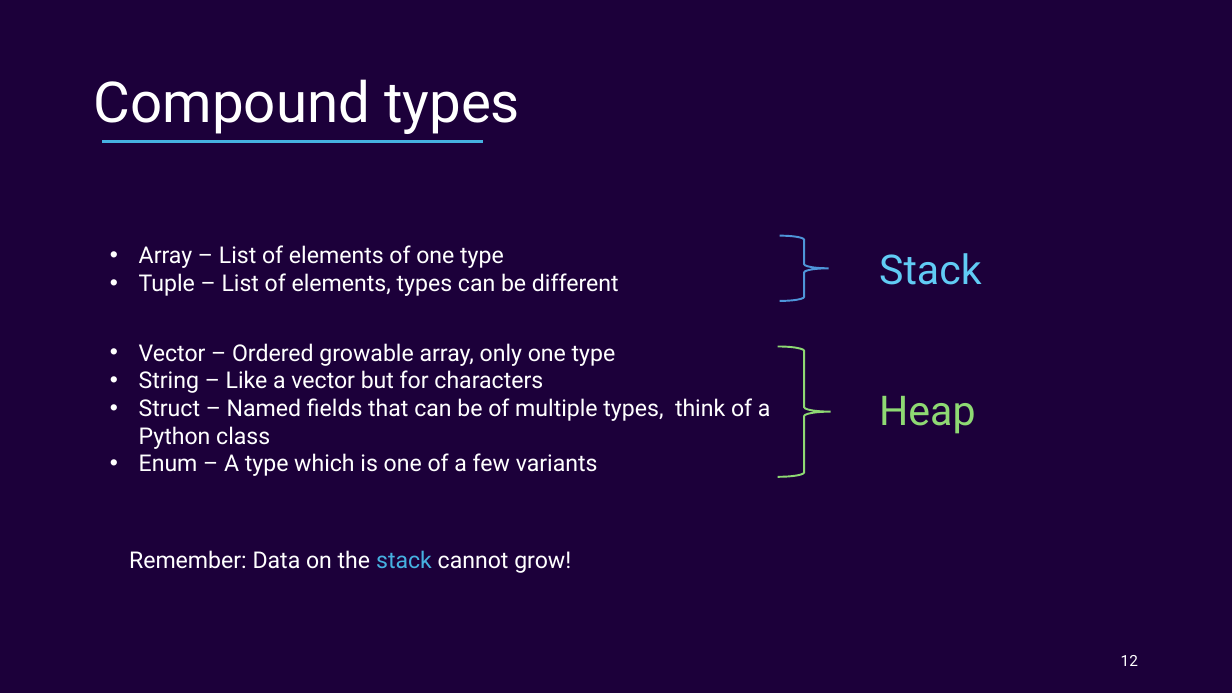
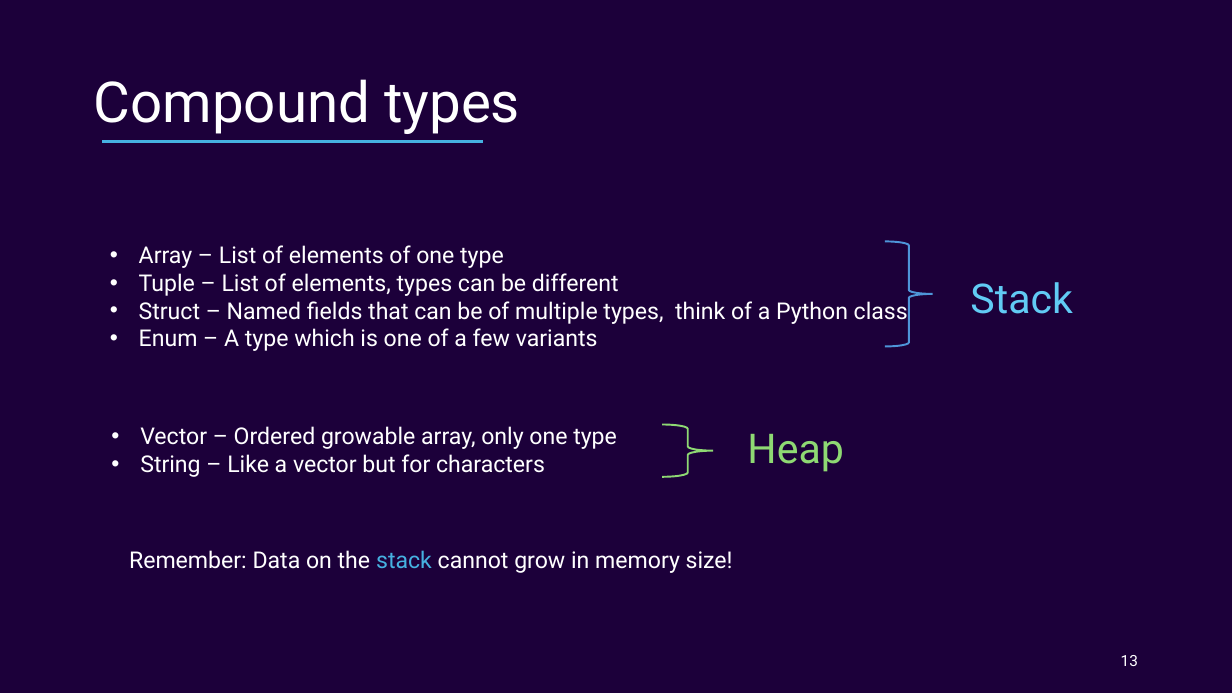
Before and after one commit to Ordina-Group/pythoneers-rust-workshop, a slide deck: slide 13 of Rust.pptx (slide 12 before the commit). Drawn at 1232x693 pixels with LibreOffice and Linux fonts; fonts in the diff are those of the drawing. Boxes give left, top, right and bottom in pixels: in the first picture for what was removed or moved away, otherwise in the second. Text is boxed around its words. In the diff, an @@ line names an element or a change of style, - is before the commit and + after.

```diff
--- a/Rust.pptx
+++ b/Rust.pptx
@@ right brace: place and size @@
-right brace at <box>780,236,829,301</box>
+right brace at <box>885,241,933,347</box>
@@ text "Stack": place and size @@
-text "Stack" at <box>879,253,981,285</box>
+text "Stack" at <box>970,282,1072,314</box>
@@ text at <box>139,301,908,351</box>: paragraphs added @@
+• Struct – Named fields that can be of multiple types, think of a Python class
+• Enum – A type which is one of a few variants
@@ text "Vector – Ordered growable array, ...": place and size @@
-text "Vector – Ordered growable array, ..." at <box>139,343,771,476</box>
+text "Vector – Ordered growable array, ..." at <box>140,426,617,477</box>
@@ text at <box>139,398,771,476</box>: paragraphs removed @@
-• Struct – Named fields that can be of multiple types, think of a Python class
-• Enum – A type which is one of a few variants
@@ text "Heap": place and size @@
-text "Heap" at <box>879,395,975,434</box>
+text "Heap" at <box>747,433,843,472</box>
@@ right brace: place and size @@
-right brace at <box>778,347,831,477</box>
+right brace at <box>663,424,714,477</box>
@@ text at <box>129,550,733,573</box>: text changed @@
-Remember: Data on the stack cannot grow!
+Remember: Data on the stack cannot grow in memory size!
@@ page number at <box>1121,655,1138,666</box>: text changed @@
-12
+13
```
Also in this commit, not shown: 7 other slides changed, 1 slide added.
